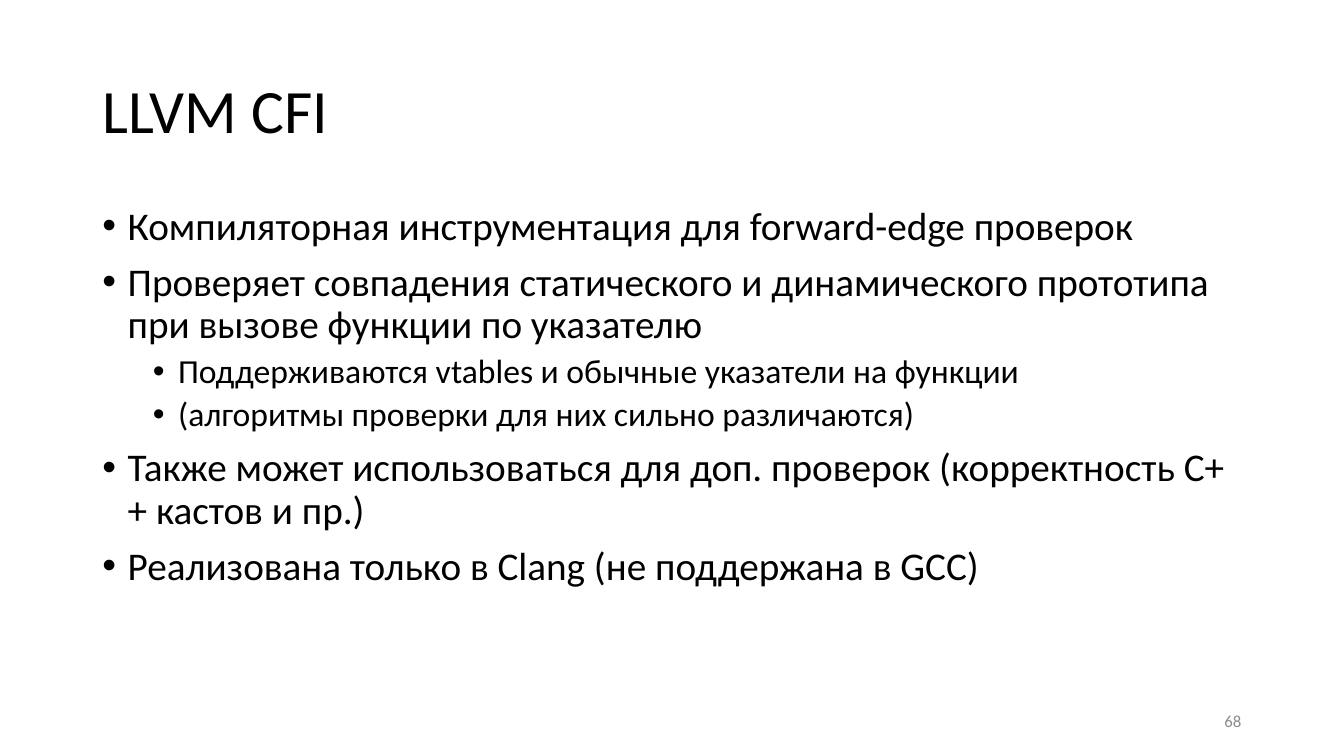
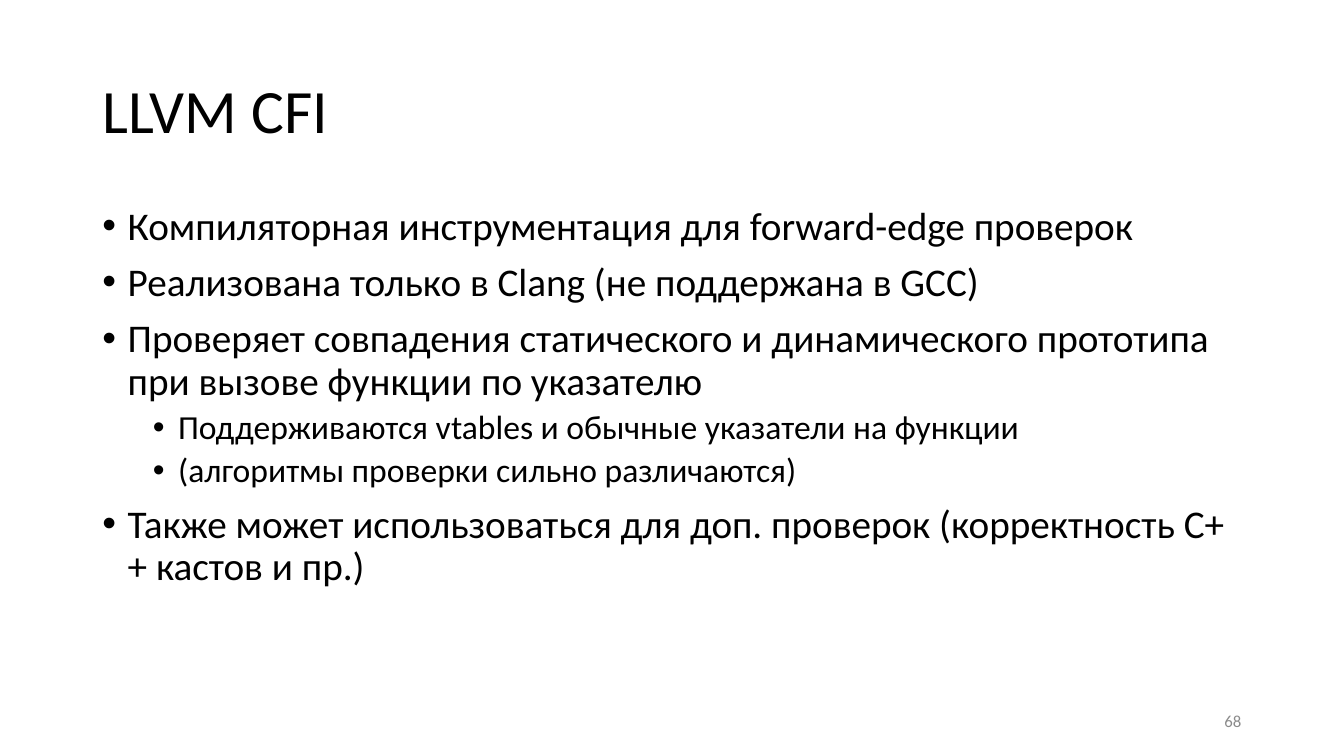
Before and after one commit to yugr/slides, a slide deck: slide 68 of CppZeroCost/2025/RU.pptx. Drawn at 1344x756 pixels with LibreOffice and Linux fonts; fonts in the diff are those of the drawing. Boxes give left, top, right and bottom in pixels: in the first picture for what was removed or moved away, otherwise in the second. Text is boxed around its words. In the diff, an @@ line names an element or a change of style, - is before the commit and + after.

```diff
--- a/CppZeroCost/2025/RU.pptx
+++ b/CppZeroCost/2025/RU.pptx
@@ text at [128,267,978,303]: paragraph added @@
+• Реализована только в Clang (не поддержана в GCC)
@@ text at [178,457,797,488]: text changed @@
-  • (aлгоритмы проверки для них сильно различаются)
+  • (aлгоритмы проверки сильно различаются)
@@ text at [128,551,978,587]: paragraph removed @@
-• Реализована только в Clang (не поддержана в GCC)
```
Also in this commit, not shown: 5 other slides changed, 1 slide added, 3 other files.
